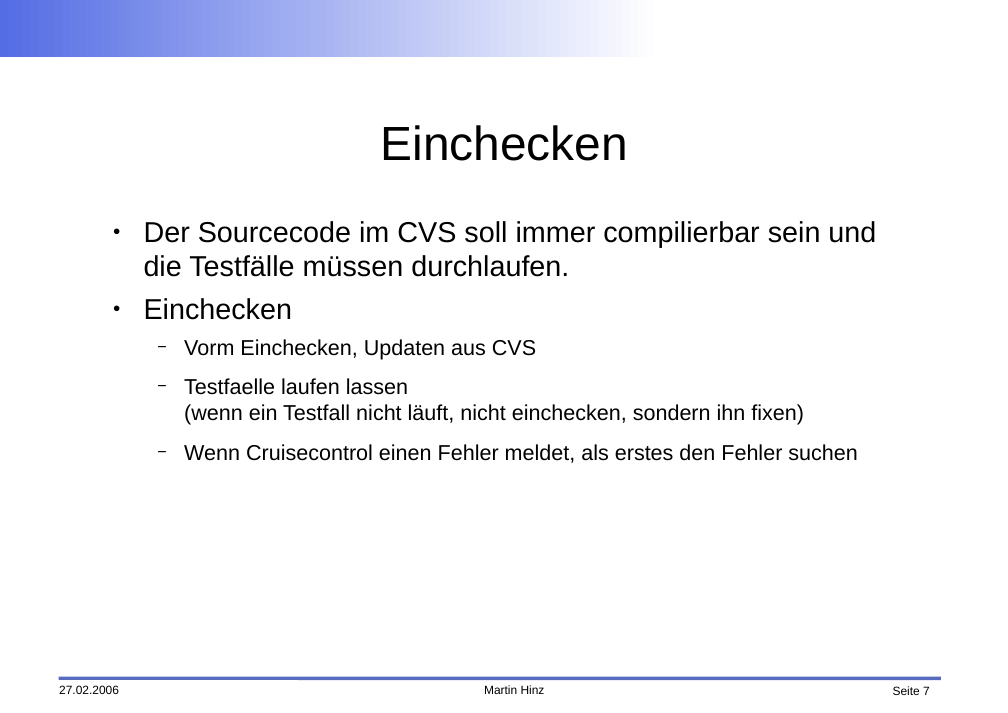
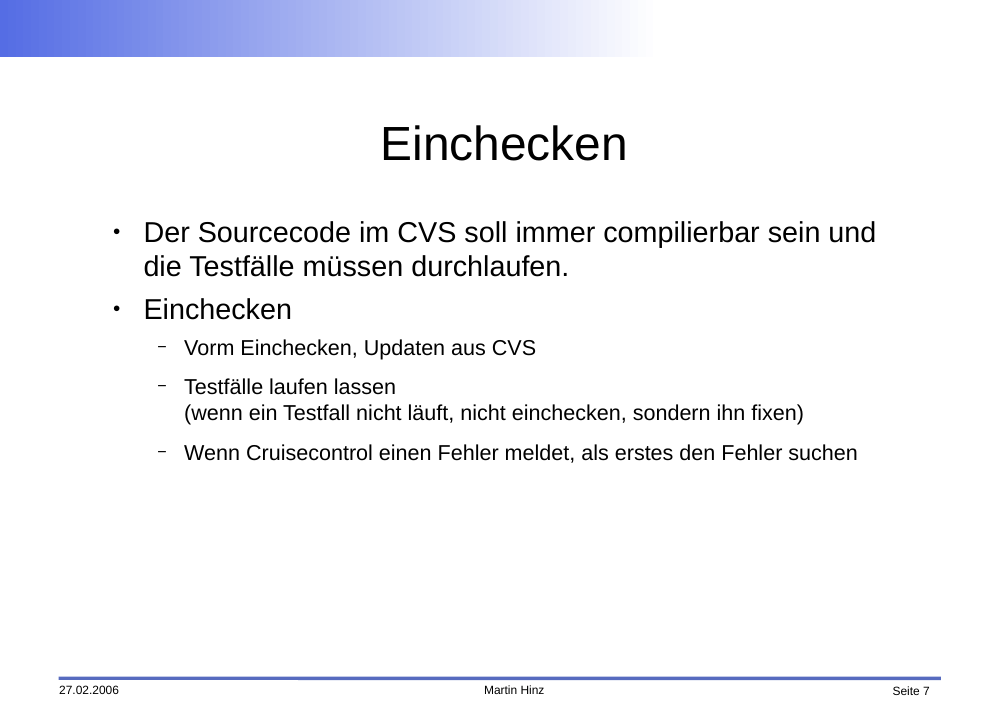
Before and after one commit to faktorips/faktorips.base, a slide deck: slide 7 of org.faktorips.doc/presentations/FaktorIps-Entwicklungsprozess.odp. Drawn at 1008x713 pixels with LibreOffice and Linux fonts; fonts in the diff are those of the drawing; background and template pictures are left out. Boxes give left, top, right and bottom in pixels: in the first picture for what was removed or moved away, otherwise in the second. Text is boxed around its words. In the diff, an @@ line names an element or a change of style, - is before the commit and + after.

Commit message:
fixed typos

```diff
--- a/org.faktorips.doc/presentations/FaktorIps-Entwicklungsprozess.odp
+++ b/org.faktorips.doc/presentations/FaktorIps-Entwicklungsprozess.odp
@@ text at (x1=184, y1=378, x2=804, y2=425): text changed @@
-  − Testfaelle laufen lassen
-    (wenn ein Testfall nicht läuft, nicht einchecken, sondern ihn fixen)
+  − Testfälle laufen lassen
+    (wenn ein Testfall nicht läuft, nicht einchecken, sondern ihn fixen)
```
Also in this commit, not shown: 3 other slides changed.
